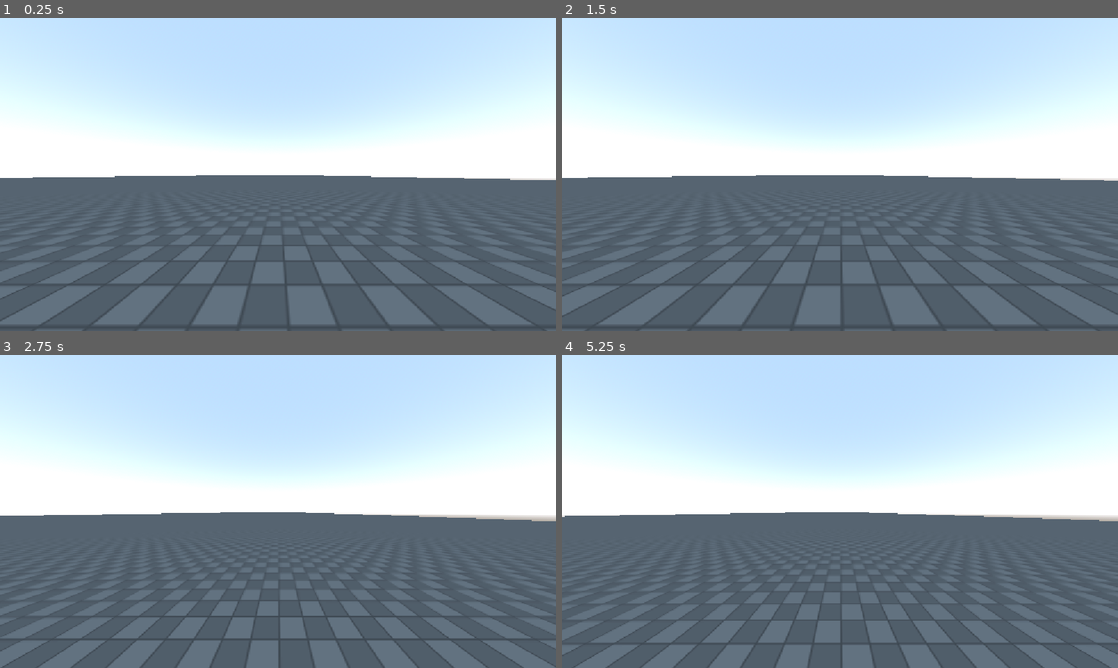
Above: before the commit, frames 1-4 (two rows, left to right).
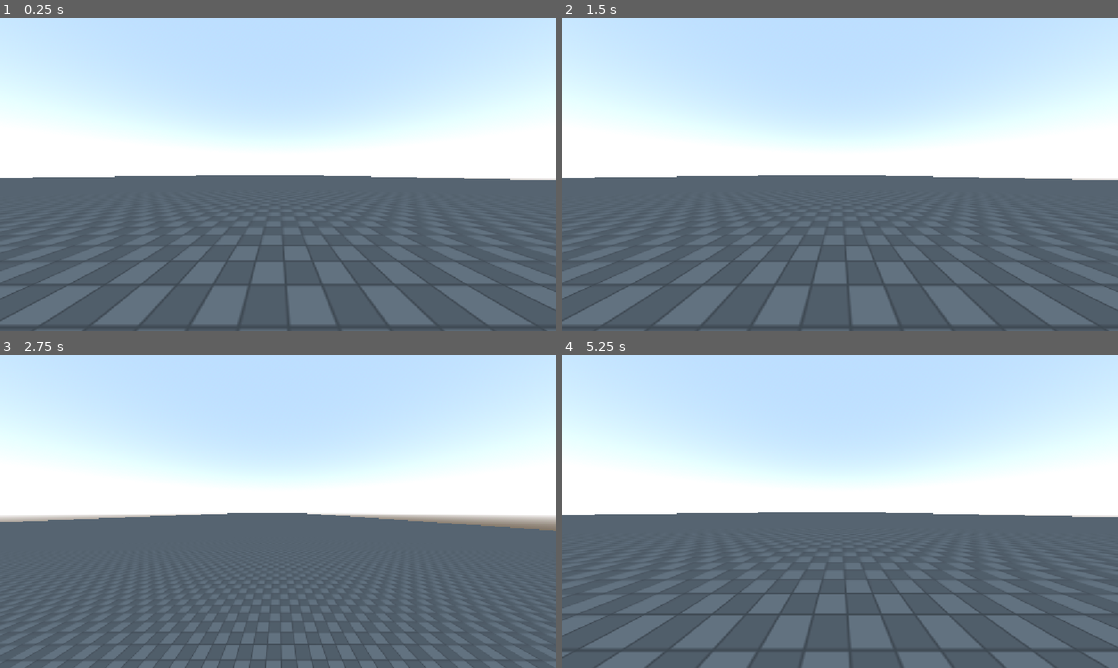
Above: after the commit, the same moments.

Repository: casualxcrisis/groove-rider
Game: Godot game, scene res://levels/controller_test_level.tscn
Two runs of this game, one before a commit and one after it. Both use one fixed random seed, a clock stepped at 60 frames per second and the inputs below. The project has no main scene, so this scene is started directly.
Inputs (mouse positions are in pixels of both pictures, inside the frame that each line leads up to):
- Up to frame 1 (0.25 s): no input
- Up to frame 2 (1.5 s): tap Enter (ui_accept) at 0.5, 0.6 s; move the mouse to (962, 158) at 0.52 s; hold Right (ui_right) 0.53-1.25 s; click (962, 158) at 0.67 s; tap Space (jump, bound only after the commit) at 0.77, 0.8, 1.07 s; drag from (728, 190) to (812, 237) at 1.27 s
- Up to frame 3 (2.75 s): tap Enter (ui_accept) at 2, 2.1 s; move the mouse to (333, 442) at 2.02 s; hold Right (ui_right) from 2.03 s (still down); click (333, 442) at 2.17 s; tap Space (jump, bound only after the commit) at 2.3 s
- Up to frame 4 (5.25 s): release Right (ui_right) at 2.75 s; drag from (812, 574) to (673, 464) at 2.77 s; tap Enter (ui_accept) at 3.5, 5 s; move the mouse to (1006, 558) at 3.52 s; hold Left (ui_left) 3.53-4.25 s; tap Backspace at 3.6 s; click (1006, 558) at 3.67 s; tap Space (jump, bound only after the commit) at 3.77, 3.8, 4.07 s; drag from (673, 464) to (756, 433) at 4.27 s; move the mouse to (867, 511) at 5.02 s; hold Down (ui_down) from 5.03 s (still down); tap Shift at 5.1 s; click (867, 511) at 5.17 s

The runs differ from the first frame. In frame 2, 2.6% of the frame differs, in the area x 0-100%, y 50-100%; in frame 3, 4.6%; in frame 4, 4.8%.

Commit message:
Added camera rotation and a move_toward function to steering in an attempt to make it feel smoother.

Diff:
--- a/assets/scripts/player/player_character.gd
+++ b/assets/scripts/player/player_character.gd
@@ -1,28 +1,71 @@
 extends CharacterBody3D
 
+###Movement###
+var speed = Global.fwd_speed
+var fall_accel = Global.fall_accel
+var jump_force = Global.jump_force
+var grav_scale = Global.grav_scale
+var steer_speed = Global.steer_speed
+var target_velocity = Vector3.ZERO
+#sloppy start delay - in future make actually good
+var start_buffer = false
 
-const SPEED = 5.0
-const JUMP_VELOCITY = 4.5
+###Camera###
+var current_rot = deg_to_rad(0.0)
+var rotation_left = deg_to_rad(-3.5)
+var rotation_right = deg_to_rad(3.5)
+var cam_acceleration = 20
 
+func _ready() -> void:
+	#slop
+	await get_tree().create_timer(5).timeout
+	start_buffer = true
 
 func _physics_process(delta: float) -> void:
-	# Add the gravity.
+	velocity = target_velocity
+	#slop cont.
+	if start_buffer:
+		velocity.z = move_toward(0, 4, speed)
+	#jump
 	if not is_on_floor():
-		velocity += get_gravity() * delta
+		target_velocity.y = target_velocity.y - (fall_accel * delta)
+	if Input.is_action_just_pressed("jump") and is_on_floor():
+		target_velocity.y = jump_force
+	#steering
+	if Input.is_action_pressed("move_left"):
+		velocity.x = -move_toward(0, 50, 10)
+		%PlayerVision.rotation.z = lerp(current_rot, rotation_left, cam_acceleration * delta)
+	if Input.is_action_just_released("move_left"):
+		$PlayerVision.rotation.z = current_rot
+	if Input.is_action_pressed("move_right"):
+		velocity.x = move_toward(0, 50, 10)
+		$PlayerVision.rotation.z = lerp(current_rot, rotation_right, cam_acceleration * delta)
+	if Input.is_action_just_released("move_right"):
+		%PlayerVision.rotation.z = deg_to_rad(0.0)
 
-	# Handle jump.
-	if Input.is_action_just_pressed("ui_accept") and is_on_floor():
-		velocity.y = JUMP_VELOCITY
+	#var mouse_pos = get_viewport().get_mouse_position()
+	#if mouse_pos.x > 600:
+		#velocity.x = steer_speed
+	#if mouse_pos.x < 600:
+		#velocity.x = -steer_speed
+	#if mouse_pos.x == 500:
+		#velocity.x = 0
+	#var input_dir := Input.get_vector("ui_left", "ui_right", "ui_up", "ui_down")
+	#var direction := (transform.basis * Vector3(input_dir.x, 0, input_dir.y)).normalized()
+	#if direction:
+		#velocity.x = direction.x * steer_speed
+		#velocity.z = direction.z * steer_speed
+	#else:
+		#velocity.x = move_toward(velocity.x, 0, steer_speed)
+		#velocity.z = move_toward(velocity.z, 0, steer_speed)
+	move_and_slide()
 
-	# Get the input direction and handle the movement/deceleration.
-	# As good practice, you should replace UI actions with custom gameplay actions.
-	var input_dir := Input.get_vector("ui_left", "ui_right", "ui_up", "ui_down")
-	var direction := (transform.basis * Vector3(input_dir.x, 0, input_dir.y)).normalized()
-	if direction:
-		velocity.x = direction.x * SPEED
-		velocity.z = direction.z * SPEED
-	else:
-		velocity.x = move_toward(velocity.x, 0, SPEED)
-		velocity.z = move_toward(velocity.z, 0, SPEED)
-
-	move_and_slide()
+#func _input(event: InputEvent) -> void:
+	#if event is InputEventMouseMotion:
+		#var mouse_pos = get_viewport().get_mouse_position()
+		#if mouse_pos.x > 600:
+			#velocity.x = steer_speed
+		#if mouse_pos.x < 600:
+			#velocity.x = -steer_speed
+		#if mouse_pos.x == 500:
+			#velocity.x = 0
--- a/assets/scripts/system/global.gd
+++ b/assets/scripts/system/global.gd
@@ -2,10 +2,12 @@
 
 ###Player###
 #movement attributes
-var grav_scale = 10
 var fwd_speed = -8.0
+var fall_accel = 65
+var jump_force = 20
+var grav_scale = 1
 var steer_speed = 10
-var jump_force = 10
+
 #score
 var current_score = 0
 var high_score = 0
--- a/project.godot
+++ b/project.godot
@@ -27,6 +27,27 @@
 
 enabled=PackedStringArray("res://addons/unibuilder/plugin.cfg")
 
+[input]
+
+jump={
+"deadzone": 0.2,
+"events": [Object(InputEventKey,"resource_local_to_scene":false,"resource_name":"","device":-1,"window_id":0,"alt_pressed":false,"shift_pressed":false,"ctrl_pressed":false,"meta_pressed":false,"pressed":false,"keycode":0,"physical_keycode":32,"key_label":0,"unicode":32,"location":0,"echo":false,"script":null)
+, Object(InputEventJoypadButton,"resource_local_to_scene":false,"resource_name":"","device":-1,"button_index":0,"pressure":0.0,"pressed":true,"script":null)
+]
+}
+move_left={
+"deadzone": 0.2,
+"events": [Object(InputEventJoypadMotion,"resource_local_to_scene":false,"resource_name":"","device":-1,"axis":0,"axis_value":-1.0,"script":null)
+, Object(InputEventKey,"resource_local_to_scene":false,"resource_name":"","device":-1,"window_id":0,"alt_pressed":false,"shift_pressed":false,"ctrl_pressed":false,"meta_pressed":false,"pressed":false,"keycode":0,"physical_keycode":65,"key_label":0,"unicode":97,"location":0,"echo":false,"script":null)
+]
+}
+move_right={
+"deadzone": 0.2,
+"events": [Object(InputEventJoypadMotion,"resource_local_to_scene":false,"resource_name":"","device":-1,"axis":0,"axis_value":1.0,"script":null)
+, Object(InputEventKey,"resource_local_to_scene":false,"resource_name":"","device":-1,"window_id":0,"alt_pressed":false,"shift_pressed":false,"ctrl_pressed":false,"meta_pressed":false,"pressed":false,"keycode":0,"physical_keycode":68,"key_label":0,"unicode":100,"location":0,"echo":false,"script":null)
+]
+}
+
 [physics]
 
 3d/physics_engine="Jolt Physics"
--- a/scenes/player/player_character.tscn
+++ b/scenes/player/player_character.tscn
@@ -15,6 +15,18 @@
 [node name="CollisionShape3D" type="CollisionShape3D" parent="." unique_id=89652459]
 shape = SubResource("CapsuleShape3D_0yd1l")
 
-[node name="Camera3D" type="Camera3D" parent="." unique_id=121418408]
+[node name="PlayerVision" type="Camera3D" parent="." unique_id=121418408]
+unique_name_in_owner = true
 transform = Transform3D(1, 0, 0, 0, 1, 0, 0, 0, 1, 0, 0.52176213, 0)
 fov = 100.0
+far = 600.0
+
+[node name="ScoreHUD" type="Label" parent="PlayerVision" unique_id=144996069]
+unique_name_in_owner = true
+offset_right = 40.0
+offset_bottom = 23.0
+
+[node name="TimerHUD" type="Label" parent="PlayerVision" unique_id=1472956971]
+unique_name_in_owner = true
+offset_right = 40.0
+offset_bottom = 23.0
